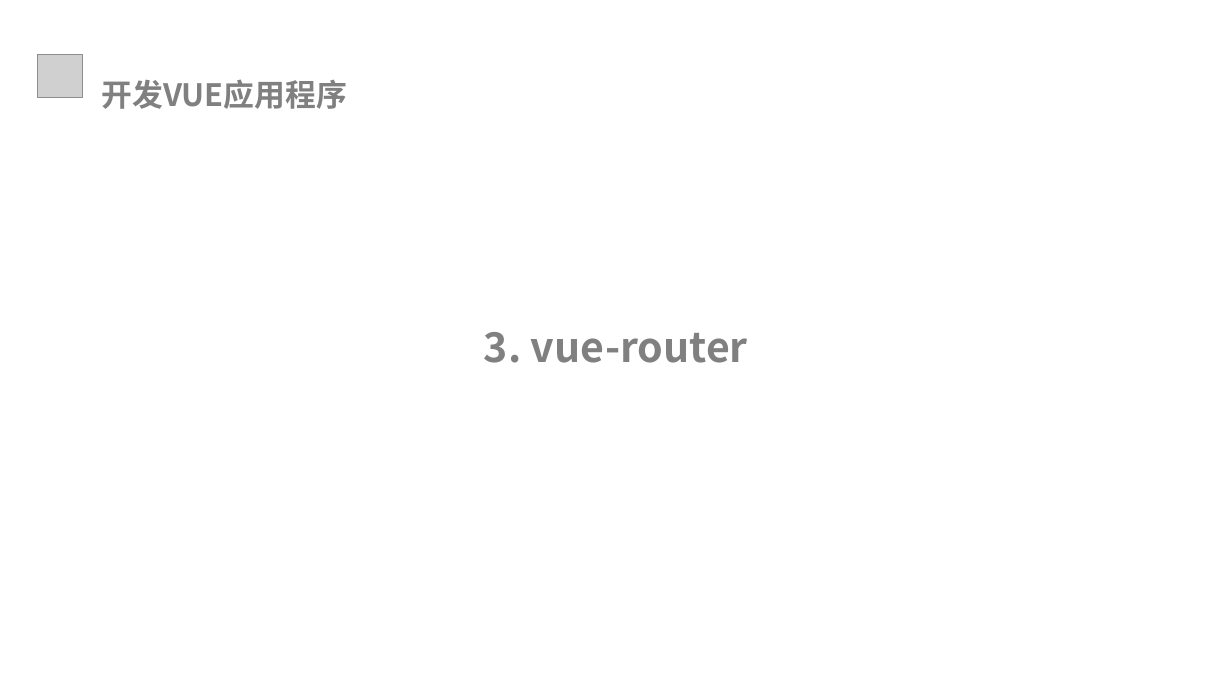
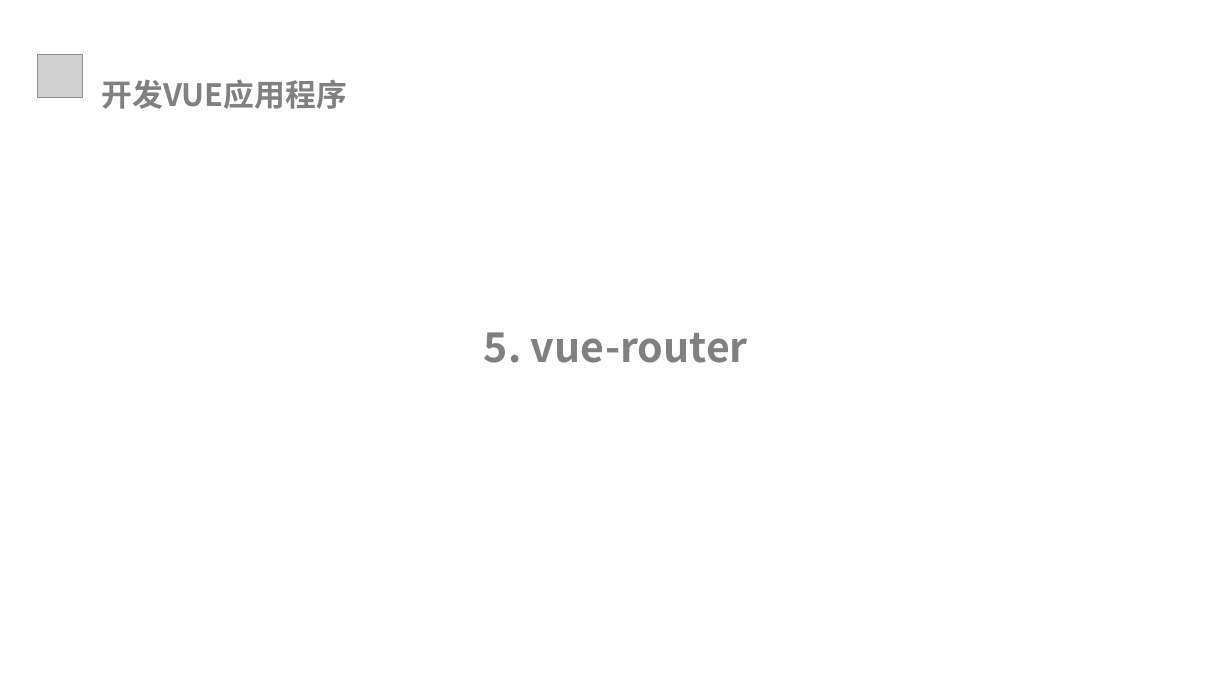
Before and after one commit to xiaozs/ppt, a slide deck: slide 36 of 3.开发VUE应用程序.pptx (slide 20 before the commit). Drawn at 1232x693 pixels with LibreOffice and Linux fonts; fonts in the diff are those of the drawing; grey boxes stand for pictures; background and template pictures are left out. Boxes give left, top, right and bottom in pixels: in the first picture for what was removed or moved away, otherwise in the second. Text is boxed around its words. In the diff, an @@ line names an element or a change of style, - is before the commit and + after.

```diff
--- a/3.开发VUE应用程序.pptx
+++ b/3.开发VUE应用程序.pptx
@@ text at <box>484,332,748,363</box>: text changed @@
-3. vue-router
+5. vue-router
```
Also in this commit, not shown: 2 other slides changed, 25 slides added, 16 other files.
